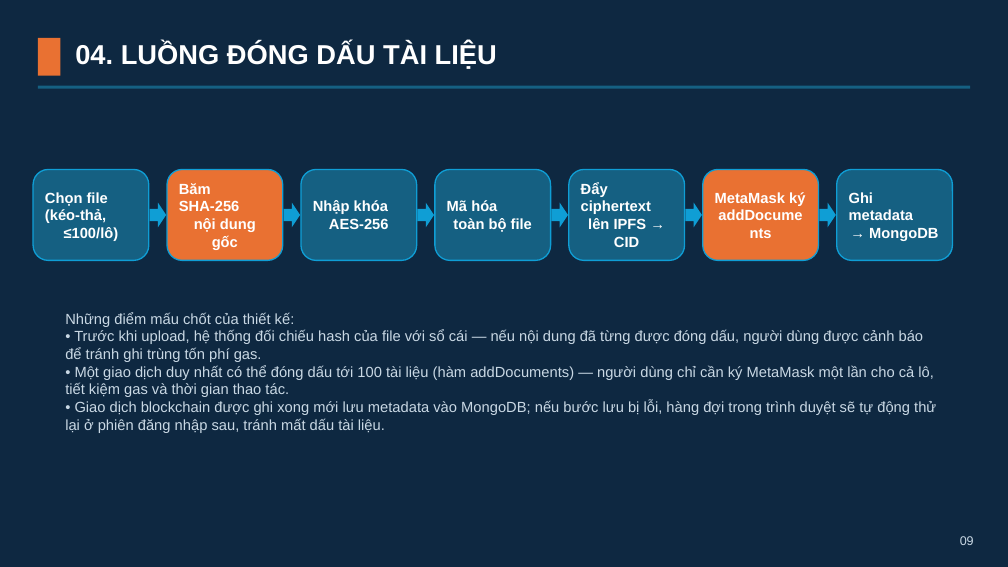
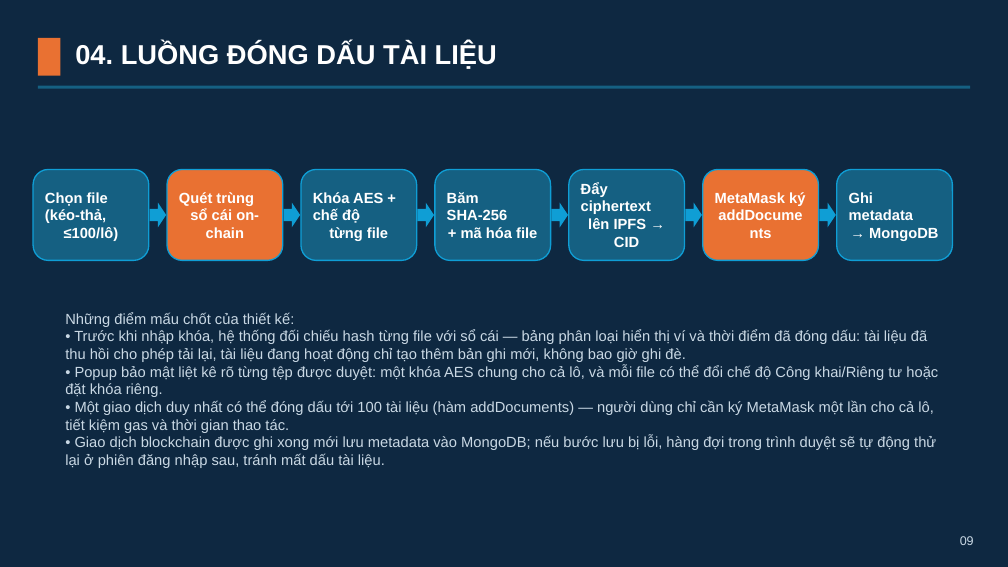
Before and after one commit to lelinh45/DATNLELINH, a slide deck: slide 9 of LeHongLinh_Slides.pptx. Drawn at 1008x567 pixels with LibreOffice and Linux fonts; fonts in the diff are those of the drawing. Boxes give left, top, right and bottom in pixels: in the first picture for what was removed or moved away, otherwise in the second. Text is boxed around its words. In the diff, an @@ line names an element or a change of style, - is before the commit and + after.

```diff
--- a/LeHongLinh_Slides.pptx
+++ b/LeHongLinh_Slides.pptx
@@ text in rounded rectangle at (179,192,259,238): text changed @@
-Băm SHA-256
-nội dung gốc
+Quét trùng
+sổ cái on-chain
@@ text in rounded rectangle at (313,192,388,241): text changed @@
-Nhập khóa
-AES-256
+Khóa AES +
+chế độ
+từng file
@@ text in rounded rectangle at (447,192,537,238): text changed @@
-Mã hóa
-toàn bộ file
+Băm SHA-256
++ mã hóa file
@@ text at (65,330,938,397): text changed @@
-• Trước khi upload, hệ thống đối chiếu hash của file với sổ cái — nếu nội dung đã từng được đóng dấu, người dùng được cảnh báo để tránh ghi trùng tốn phí gas.
+• Trước khi nhập khóa, hệ thống đối chiếu hash từng file với sổ cái — bảng phân loại hiển thị ví và thời điểm đã đóng dấu: tài liệu đã thu hồi cho phép tải lại, tài liệu đang hoạt động chỉ tạo thêm bản ghi mới, không bao giờ ghi đè.
+• Popup bảo mật liệt kê rõ từng tệp được duyệt: một khóa AES chung cho cả lô, và mỗi file có thể đổi chế độ Công khai/Riêng tư hoặc đặt khóa riêng.
```
Also in this commit, not shown: 2 other slides changed, 2 other files.
